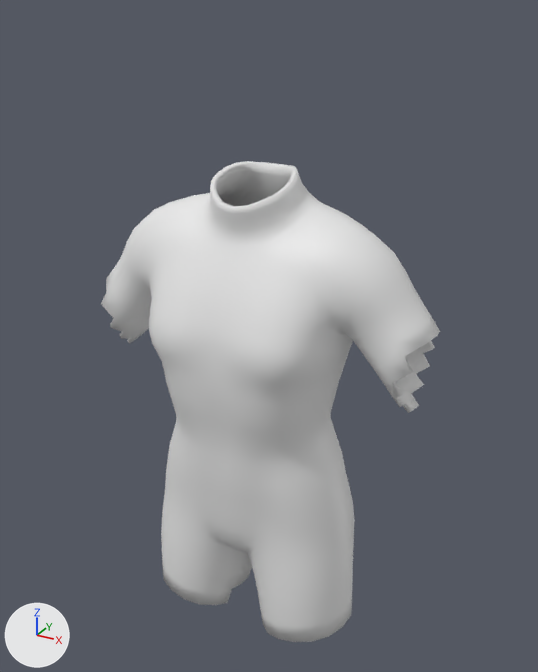
Two versions of the FBX model unity/Assets/Art/Chars/Garments/seek_peasant.fbx, one commit apart.
Rendered twice from a 50 mm lens placed at (0.623, -1.113, 1.833), pointed at (0.014, -0.005, 1.279). The lights are fixed; the arrows at lower left show +X, +Y and +Z. The picture after the commit comes second.

The first picture shows 'garment_seek_peasant'.
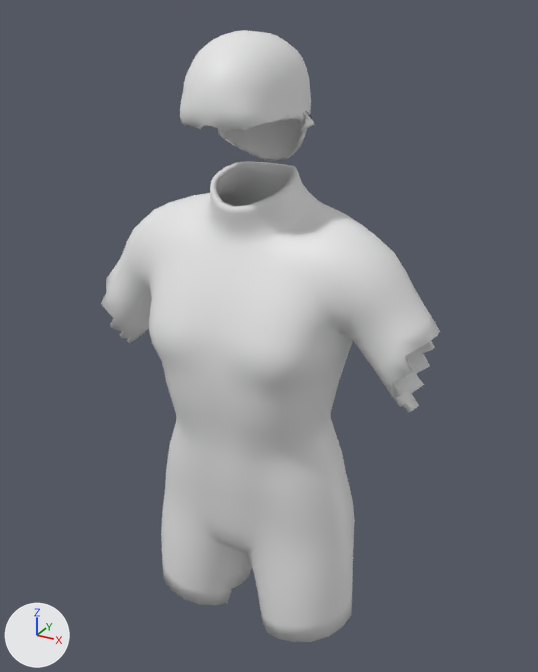
What differs and where, as boxes [x1, y1, x2, y2] in the pictures (538 x 672 px):
'garment_seek_peasant', reshaped (27% taller)
    before: [101, 161, 440, 642]
    after: [101, 30, 440, 642]
part 1 of me_garment_seek_peasant, added
    after: [180, 30, 311, 161]
part 2 of me_garment_seek_peasant, added
    after: [294, 110, 315, 130]

What the commit changed:
Material 'hair' (mat_hair) is new.
Its base color is (0.8, 0.8, 0.8) (white #e7e7e7).
me_garment_seek_peasant is used by ob_garment_seek_peasant; location (0.0, 0.0, 0.0).
me_garment_seek_peasant had 2872 vertices, 2878 faces and spanned x -0.331..0.331, y -0.181..0.117, z 0.679..1.589.
me_garment_seek_peasant now has 4934 vertices, 4948 faces and spans x -0.331..0.331, y -0.181..0.117, z 0.679..1.803.
me_garment_seek_peasant part 1: a new loose piece of 1534 vertices spanning x -0.092..0.092, y -0.169..0.067, z 1.594..1.803, in mat_hair (white #e7e7e7).
me_garment_seek_peasant part 2: a new loose piece of 42 vertices spanning x 0.069..0.11, y -0.049..-0.013, z 1.661..1.696, in mat_hair (white #e7e7e7).
Other edits to the shape of me_garment_seek_peasant do not show in these pictures.
me_garment_seek_peasant gains material mat_hair (white #e7e7e7).
